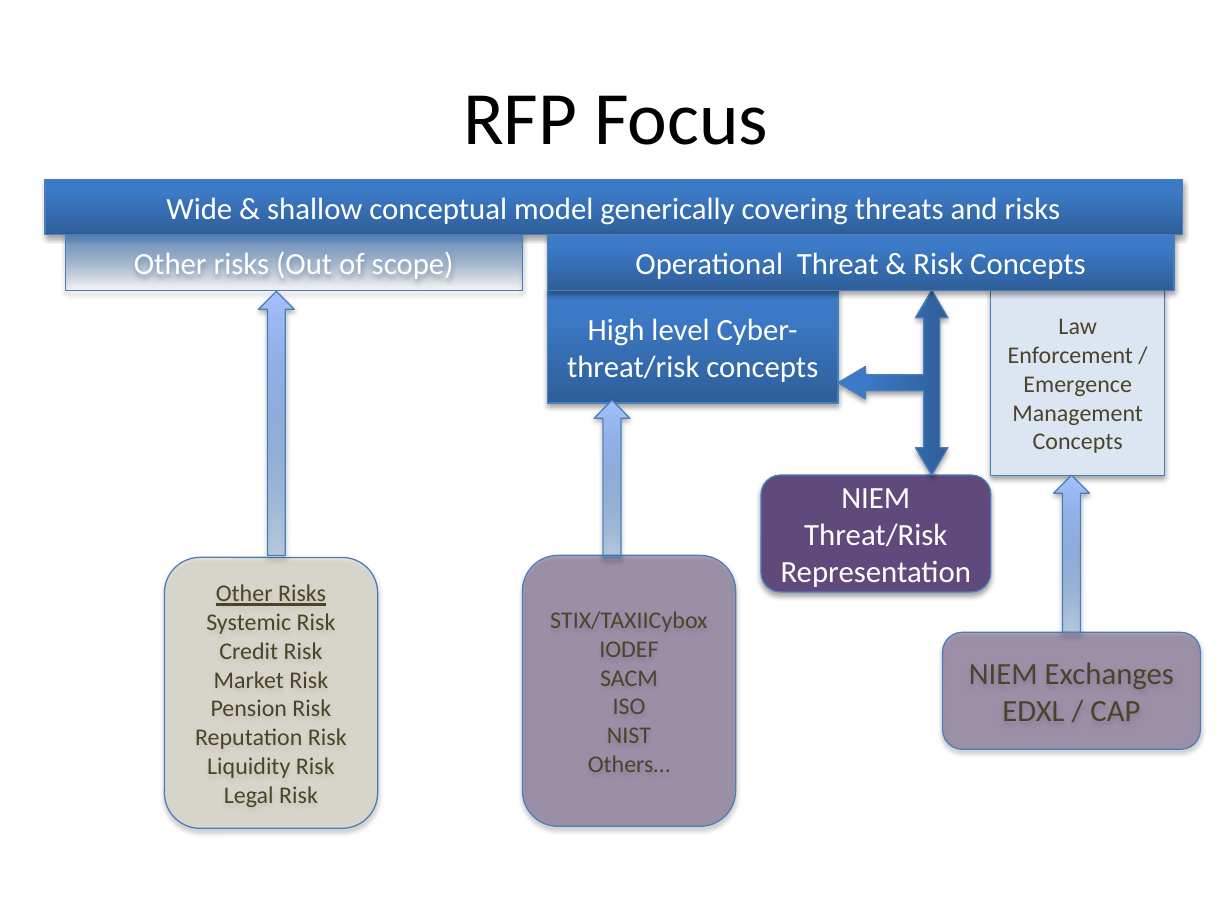
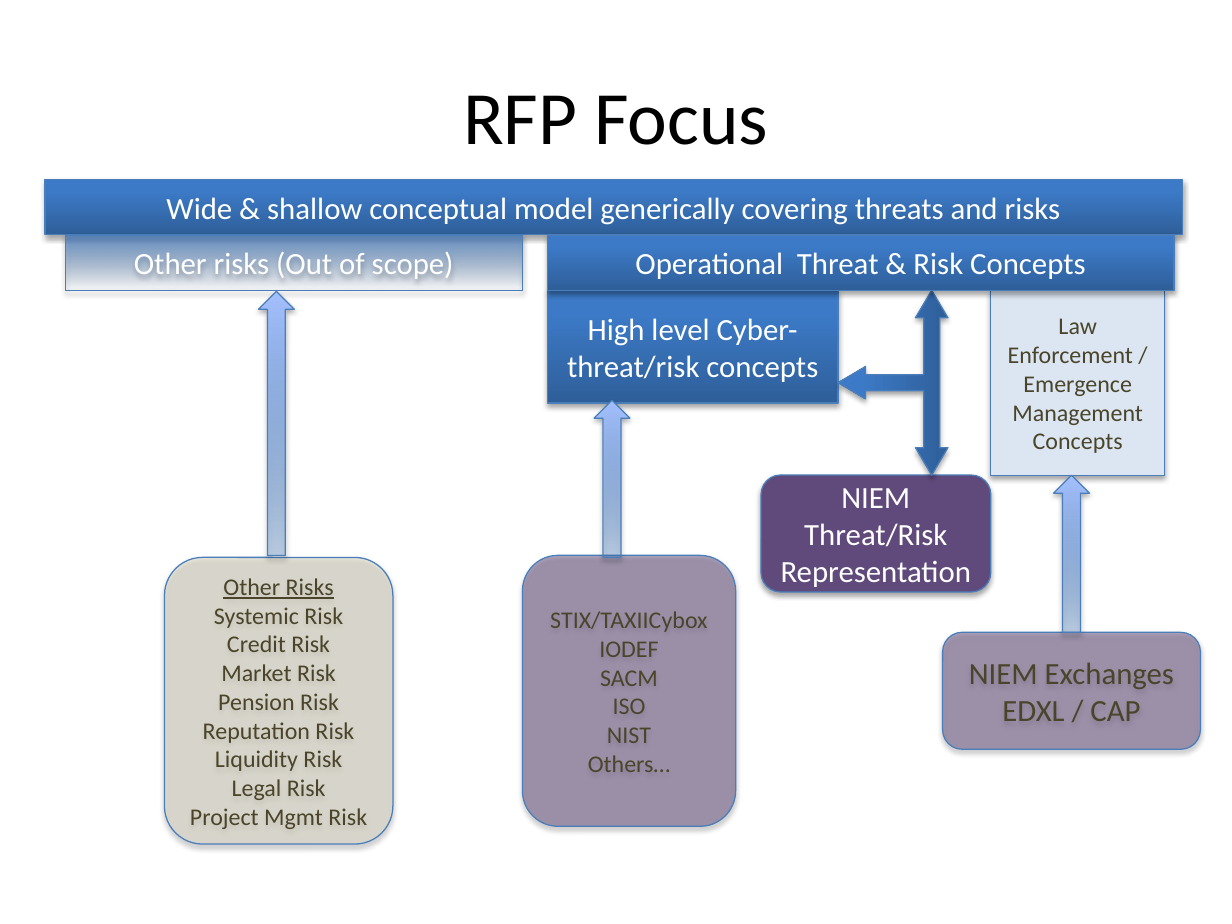
Before and after one commit to omg-threat-modeling/phase1, a slide deck: slide 3 of docs/RFP/Threat-Risk RFP Pictures.pptx. Drawn at 1232x924 pixels with LibreOffice and Linux fonts; fonts in the diff are those of the drawing. Boxes give left, top, right and bottom in pixels: in the first picture for what was removed or moved away, otherwise in the second. Text is boxed around its words. In the diff, an @@ line names an element or a change of style, - is before the commit and + after.

```diff
--- a/docs/RFP/Threat-Risk RFP Pictures.pptx
+++ b/docs/RFP/Threat-Risk RFP Pictures.pptx
@@ rounded rectangle "Other Risks" resized from (x1=165, y1=557, x2=378, y2=828) to (x1=165, y1=557, x2=393, y2=844) @@
@@ text in rounded rectangle at (x1=190, y1=808, x2=367, y2=829): paragraph added @@
+Project Mgmt Risk
```
Also in this commit, not shown: 1 other file.
